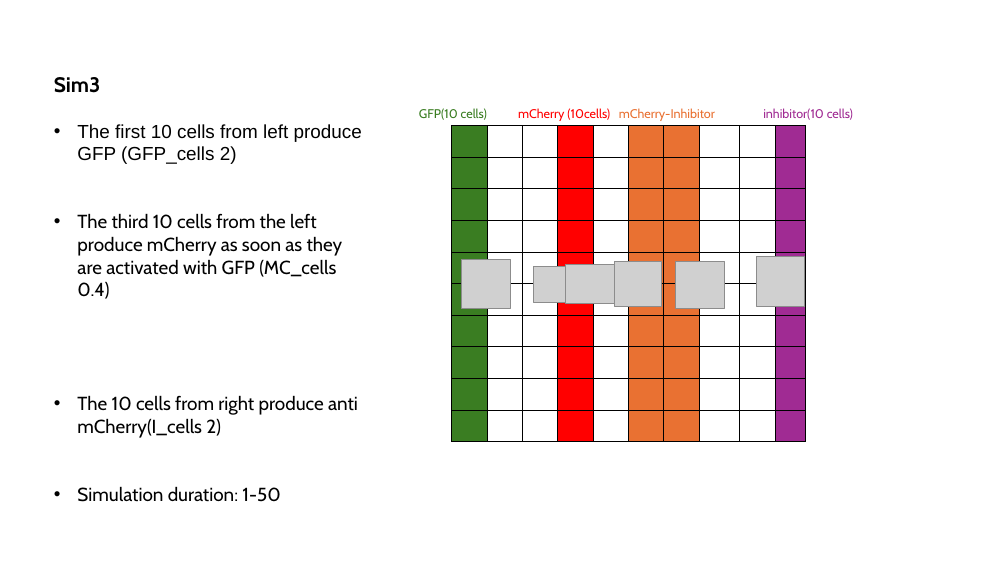
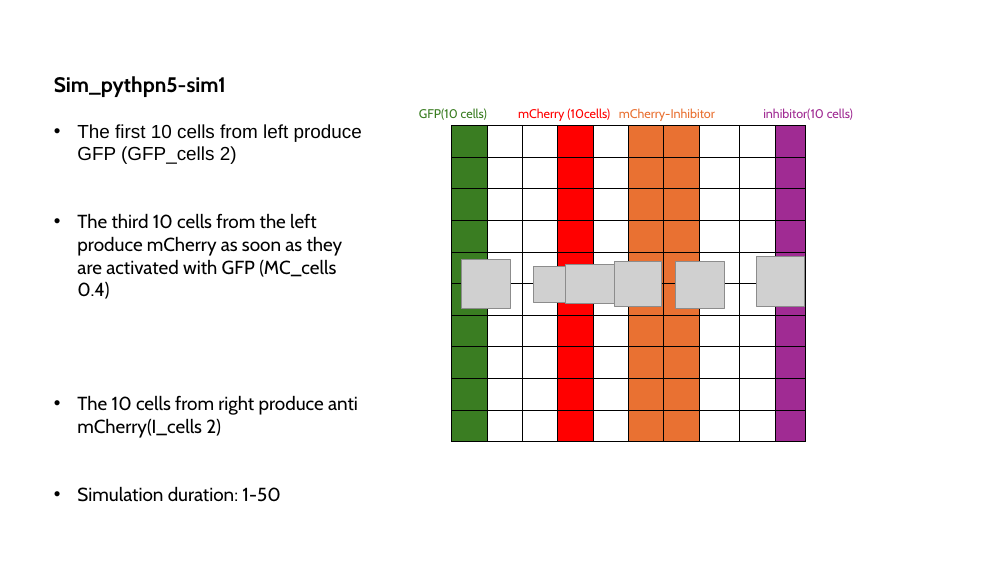
Before and after one commit to LoqmanSamani/grn-designer, a slide deck: slide 5 of sim_system.pptx. Drawn at 1008x567 pixels with LibreOffice and Linux fonts; fonts in the diff are those of the drawing; grey boxes stand for pictures. Boxes give left, top, right and bottom in pixels: in the first picture for what was removed or moved away, otherwise in the second. Text is boxed around its words. In the diff, an @@ line names an element or a change of style, - is before the commit and + after.

```diff
--- a/sim_system.pptx
+++ b/sim_system.pptx
@@ text at [54,76,226,97]: text changed @@
-Sim3
+Sim_pythpn5-sim1
```
Also in this commit, not shown: 2 other slides changed, 1 slide added.
